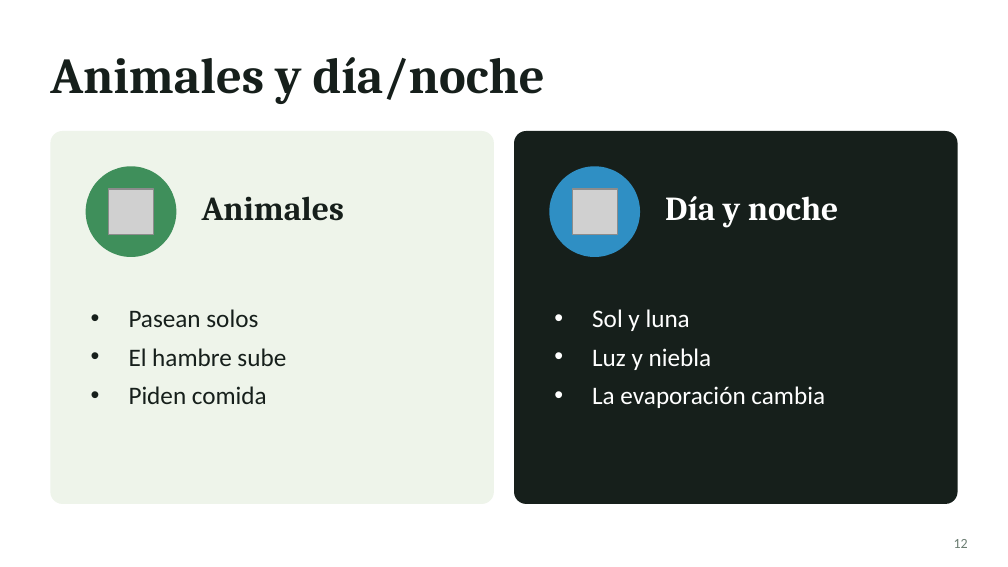
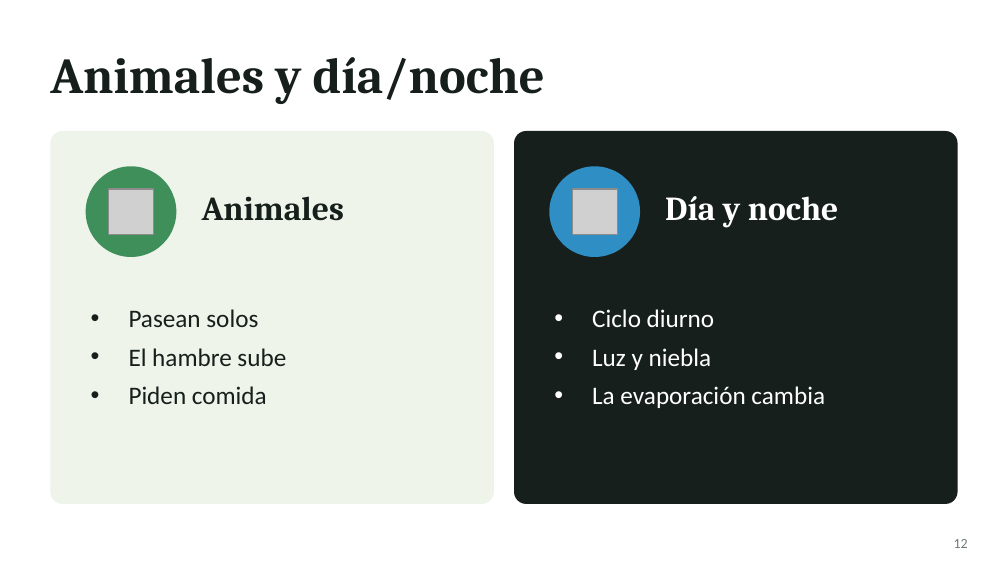
Before and after one commit to JorgeCarrascoF/SmartFarm, a slide deck: slide 12 of docs/Smart Farm - Presentación.pptx. Drawn at 1008x567 pixels with LibreOffice and Linux fonts; fonts in the diff are those of the drawing; grey boxes stand for pictures. Boxes give left, top, right and bottom in pixels: in the first picture for what was removed or moved away, otherwise in the second. Text is boxed around its words. In the diff, an @@ line names an element or a change of style, - is before the commit and + after.

```diff
--- a/docs/Smart Farm - Presentación.pptx
+++ b/docs/Smart Farm - Presentación.pptx
@@ text at [592,309,714,327]: text changed @@
-• Sol y luna
+• Ciclo diurno
```
Also in this commit, not shown: 9 other slides changed, 3 other files.
